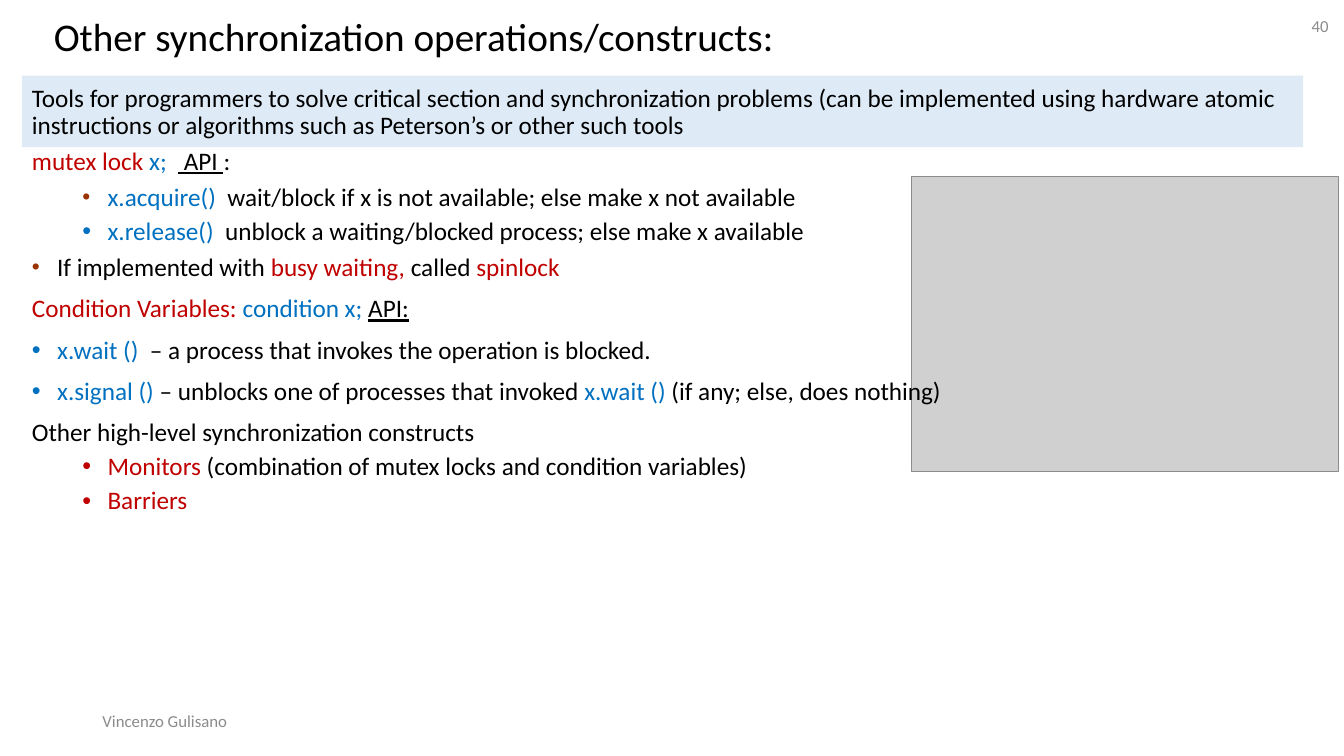
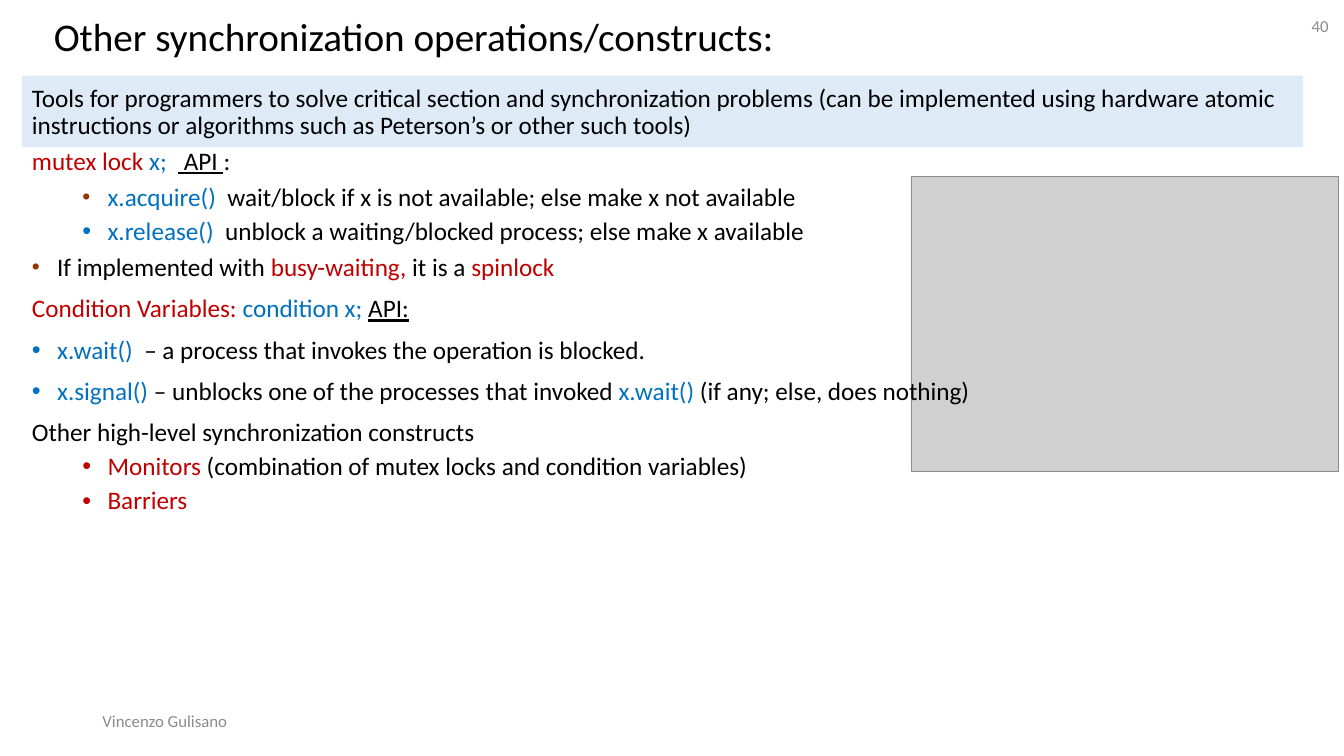
Before and after one commit to Josefgus/os_material, a slide deck: slide 40 of synchronization_part_1/synchronization_part_1.pptx. Drawn at 1344x756 pixels with LibreOffice and Linux fonts; fonts in the diff are those of the drawing; grey boxes stand for pictures. Boxes give left, top, right and bottom in pixels: in the first picture for what was removed or moved away, otherwise in the second. Text is boxed around its words. In the diff, an @@ line names an element or a change of style, - is before the commit and + after.

Commit message:
polishing synchronization part 1

```diff
--- a/synchronization_part_1/synchronization_part_1.pptx
+++ b/synchronization_part_1/synchronization_part_1.pptx
@@ text at [32,88,1275,139]: text changed @@
-Tools for programmers to solve critical section and synchronization problems (can be implemented using hardware atomic instructions or algorithms such as Peterson’s or other such tools
+Tools for programmers to solve critical section and synchronization problems (can be implemented using hardware atomic instructions or algorithms such as Peterson’s or other such tools)
@@ text at [57,258,554,281]: text changed @@
-• If implemented with busy waiting, called spinlock
+• If implemented with busy-waiting, it is a spinlock
@@ text at [57,340,970,406]: text changed @@
-• x.wait () – a process that invokes the operation is blocked.
-• x.signal () – unblocks one of processes that invoked x.wait () (if any; else, does nothing)
+• x.wait() – a process that invokes the operation is blocked.
+• x.signal() – unblocks one of the processes that invoked x.wait() (if any; else, does nothing)
```
Also in this commit, not shown: 29 other slides changed, 2 slides removed, 3 other files.
